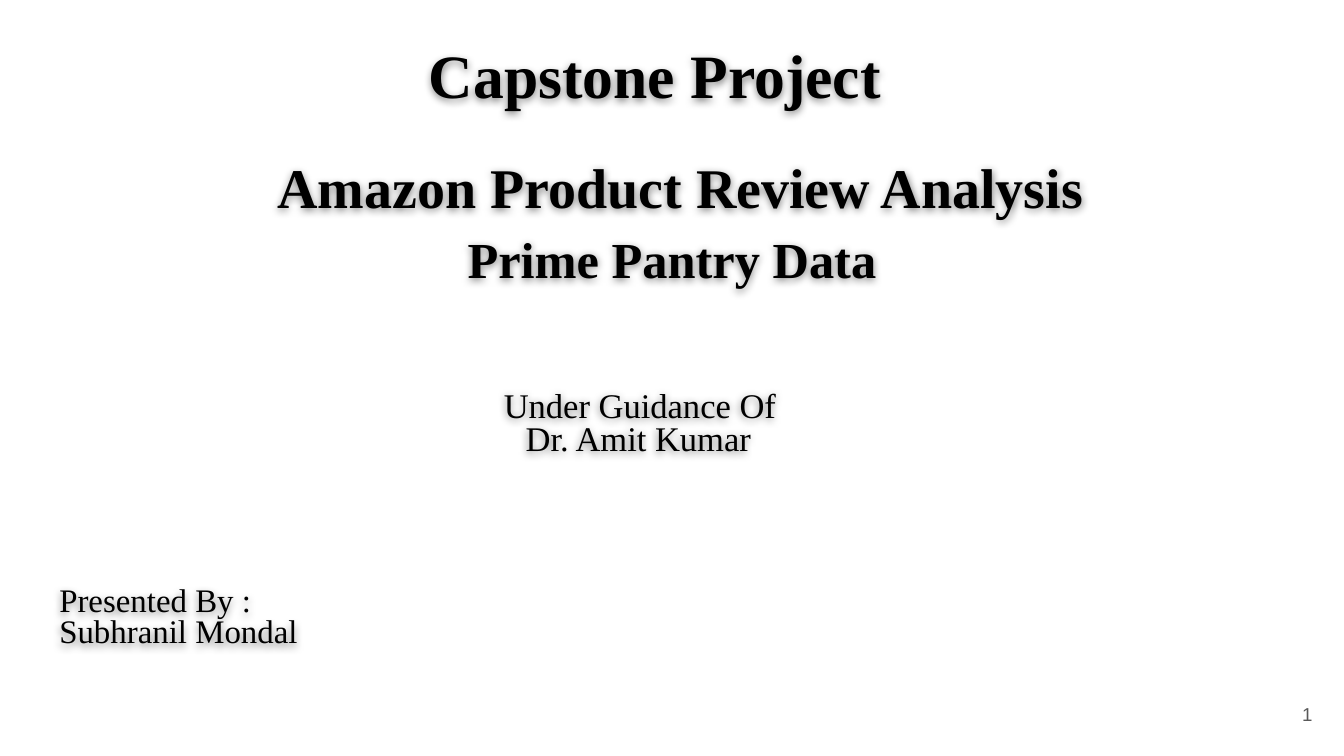
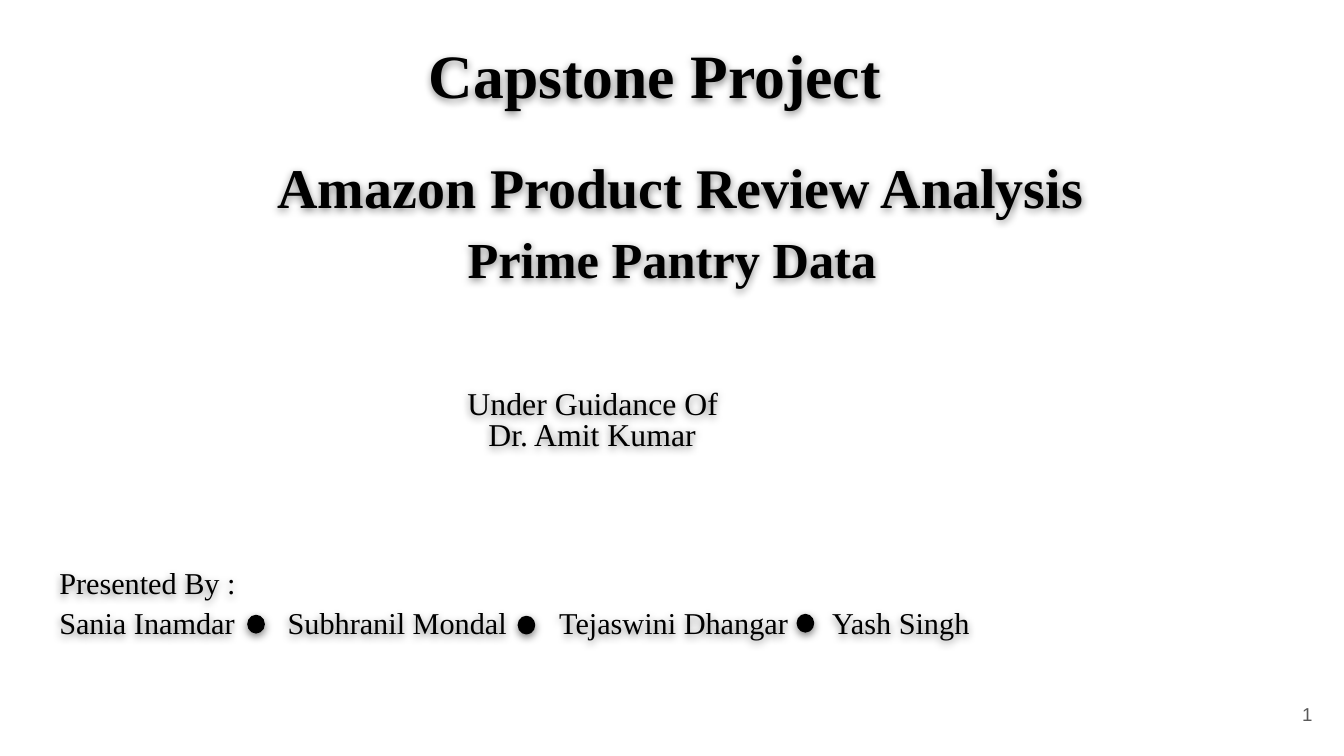
Before and after one commit to subhranilmondal/subhranilmondal, a slide deck: slide 1 of Capstone Project- Amazon customer review analysis/Project Presentation.pptx. Drawn at 1344x756 pixels with LibreOffice and Linux fonts; fonts in the diff are those of the drawing. Boxes give left, top, right and bottom in pixels: in the first picture for what was removed or moved away, otherwise in the second. Text is boxed around its words. In the diff, an @@ line names an element or a change of style, - is before the commit and + after.

```diff
--- a/Capstone Project- Amazon customer review analysis/Project Presentation.pptx
+++ b/Capstone Project- Amazon customer review analysis/Project Presentation.pptx
@@ subtitle at [59,392,718,600]: size 18.5 to 17 pt in "Under Guidance Of", "Dr. Amit Kumar"; size 17.6 to 16.1 pt in "Presented By :" @@
@@ subtitle at [59,613,970,640]: text changed; size 17.6 to 16.1 pt @@
-Subhranil Mondal
+Sania Inamdar Subhranil Mondal Tejaswini Dhangar Yash Singh
@@ ellipse added at [249,616,265,633], fill #000000, outline #000000 0.75 pt @@
@@ ellipse added at [519,617,535,634], fill #000000, outline #000000 0.75 pt @@
@@ ellipse added at [797,614,813,632], fill #000000, outline #000000 0.75 pt @@
```
Also in this commit, not shown: 4 other slides changed.
